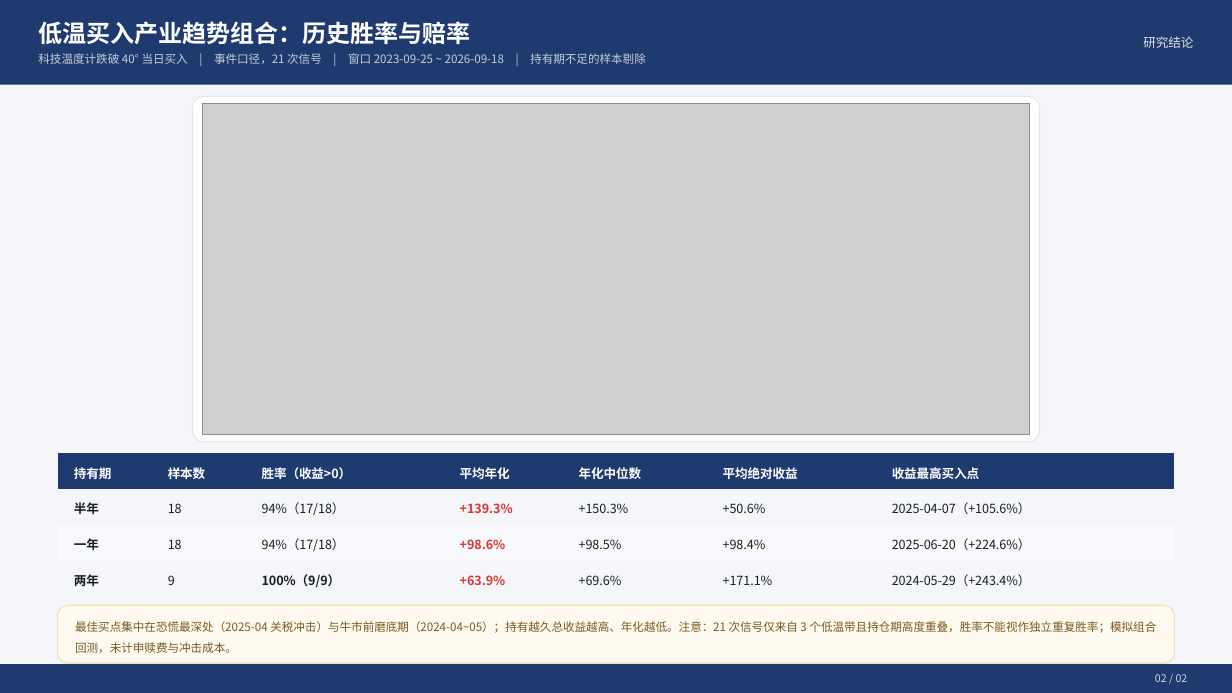
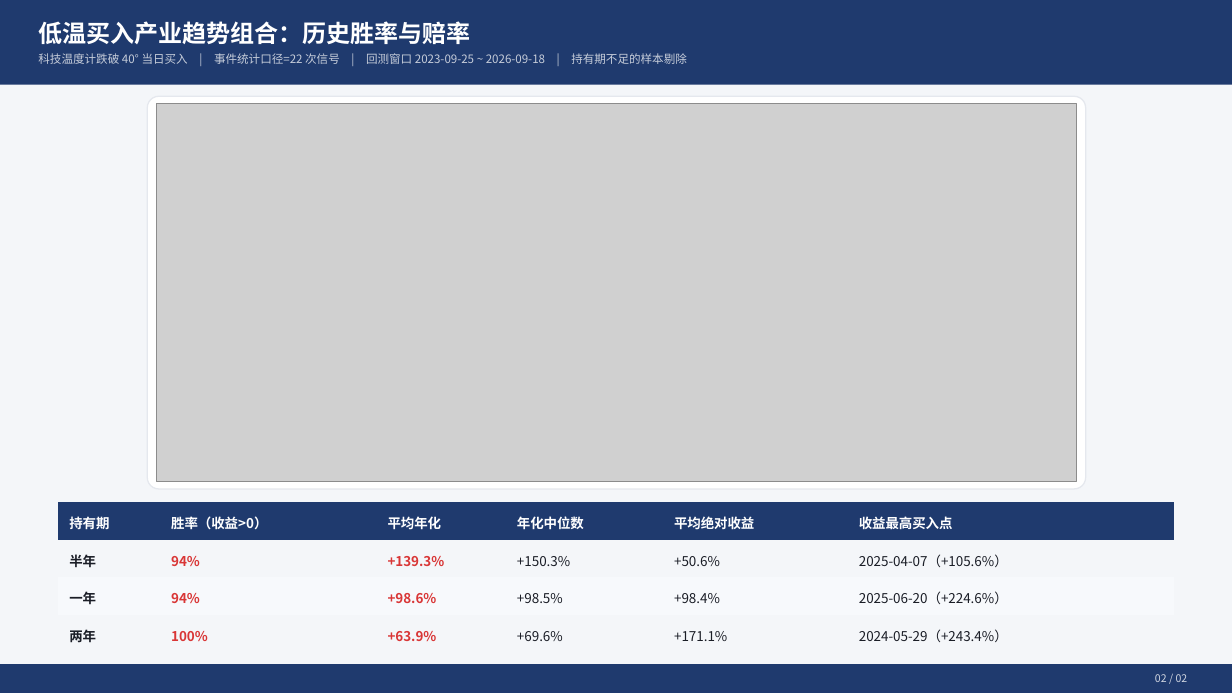
Before and after one commit to marvinbai303-ops/workbuddy, a slide deck: slide 2 of 温度计+新闻/科技温度计周报PPT/科技温度计周报.pptx. Drawn at 1232x693 pixels with LibreOffice and Linux fonts; fonts in the diff are those of the drawing; grey boxes stand for pictures. Boxes give left, top, right and bottom in pixels: in the first picture for what was removed or moved away, otherwise in the second. Text is boxed around its words. In the diff, an @@ line names an element or a change of style, - is before the commit and + after.

```diff
--- a/温度计+新闻/科技温度计周报PPT/科技温度计周报.pptx
+++ b/温度计+新闻/科技温度计周报PPT/科技温度计周报.pptx
@@ text at <box>38,53,687,64</box>: text changed @@
-科技温度计跌破 40° 当日买入 | 事件口径，21 次信号 | 窗口 2023-09-25 ~ 2026-09-18 | 持有期不足的样本剔除
+科技温度计跌破 40° 当日买入 | 事件统计口径=22 次信号 | 回测窗口 2023-09-25 ~ 2026-09-18 | 持有期不足的样本剔除
@@ text removed at <box>1143,36,1193,48</box> @@
-研究结论
@@ rounded rectangle: place and size @@
-rounded rectangle at <box>192,96,1040,442</box>
+rounded rectangle at <box>147,96,1086,489</box>
@@ rounded rectangle at <box>147,96,1086,489</box>: proportions changed @@
@@ picture: place and size @@
-picture at <box>202,104,1031,433</box>
+picture at <box>157,104,1077,481</box>
@@ table at <box>57,503,1174,653</box> @@
-column 2: 样本数 | 18 | 18 | 9
-column 3: 胜率（收益>0） | 94%（17/18） | 94%（17/18） | 100%（9/9）
+column 2: 胜率（收益>0） | 94% | 94% | 100%
@@ table: place and size @@
-table at <box>57,454,1175,596</box>
+table at <box>57,503,1174,653</box>
@@ rounded rectangle removed at <box>57,605,1174,663</box> @@
@@ text removed at <box>75,621,1156,653</box> @@
-最佳买点集中在恐慌最深处（2025-04 关税冲击）与牛市前磨底期（2024-04~05）；持有越久总收益越高、年化越低。注意：21 次信号仅来自 3 个低温带且持仓期高度重叠，胜率不能视作独立重复胜率；模拟组合回测，未计申赎费与冲击成本。
```
Also in this commit, not shown: 1 other slide changed, 4 other files.
